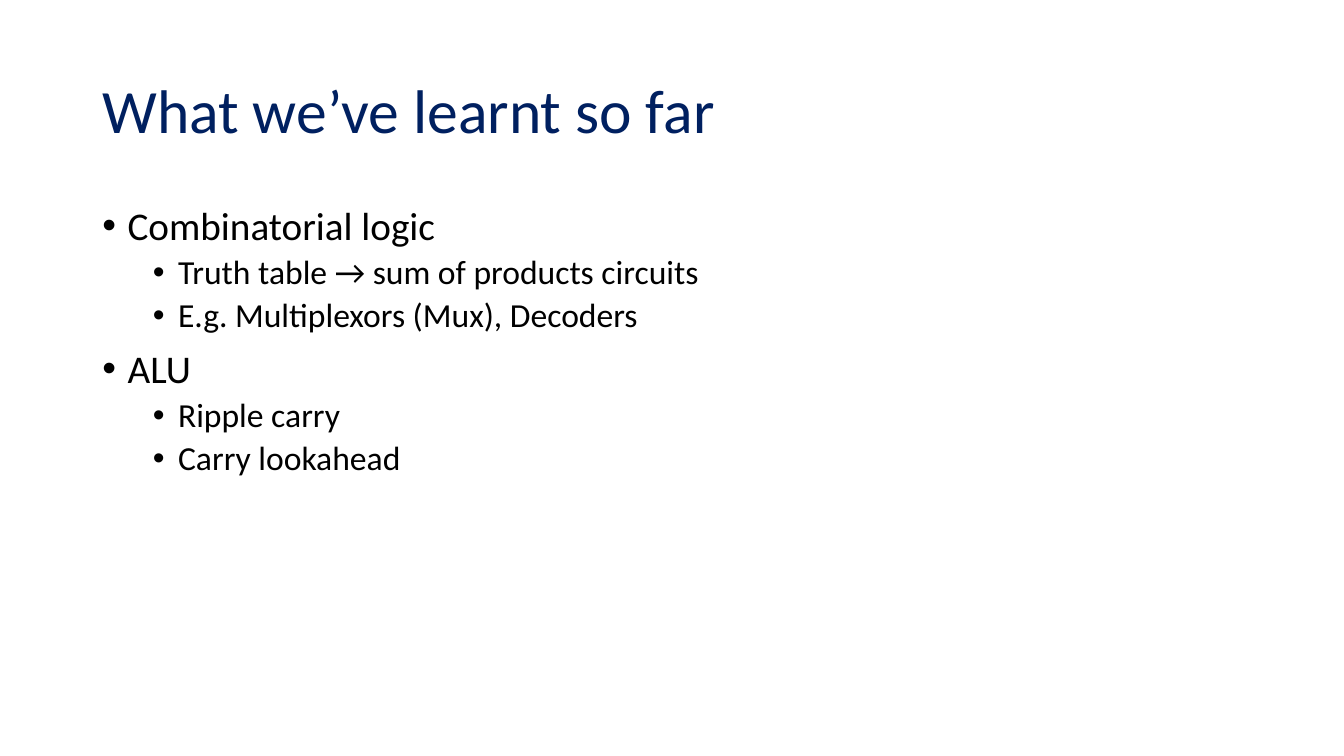
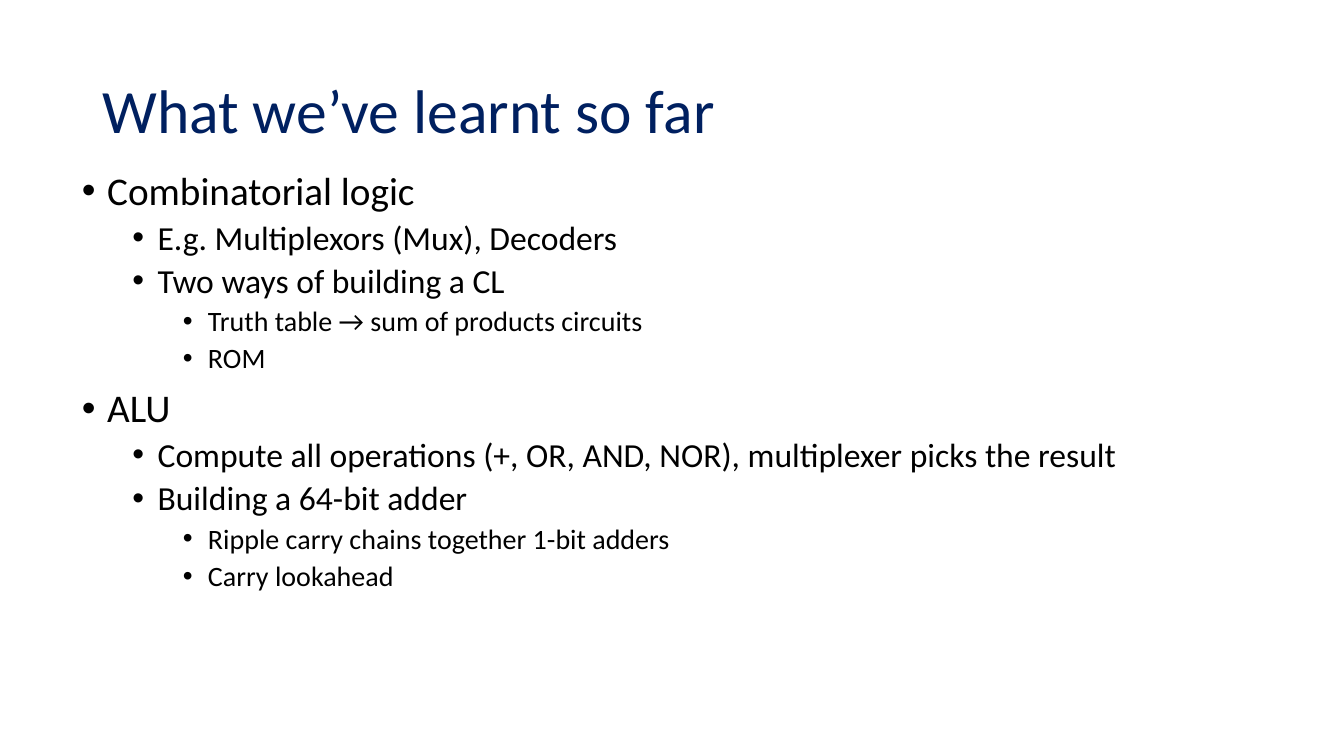
Before and after one commit to NYU-CSO/nyu-cso.github.io, a slide deck: slide 2 of notes/arch-seq.pptx. Drawn at 1344x756 pixels with LibreOffice and Linux fonts; fonts in the diff are those of the drawing. Boxes give left, top, right and bottom in pixels: in the first picture for what was removed or moved away, otherwise in the second. Text is boxed around its words. In the diff, an @@ line names an element or a change of style, - is before the commit and + after.

```diff
--- a/notes/arch-seq.pptx
+++ b/notes/arch-seq.pptx
@@ text "Combinatorial logic": place and size @@
-text "Combinatorial logic" at [128, 212, 698, 476]
+text "Combinatorial logic" at [107, 177, 1116, 591]
@@ text at [158, 225, 617, 299]: paragraphs added @@
+  • E.g. Multiplexors (Mux), Decoders
+  • Two ways of building a CL
@@ text at [208, 311, 642, 591]: size 24 to 20 pt in "Truth table → sum of products circuits", "Carry lookahead"; list level 2 to 3 in "Truth table → sum of ..."; list level 2 to 3 in "Carry lookahead" @@
@@ text at [208, 350, 265, 368]: text changed; size 24 to 20 pt @@
-  • E.g. Multiplexors (Mux), Decoders
+    • ROM
@@ text at [158, 442, 1116, 554]: text changed @@
-  • Ripple carry
+  • Compute all operations (+, OR, AND, NOR), multiplexer picks the result
+  • Building a 64-bit adder
+    • Ripple carry chains together 1-bit adders
```
Also in this commit, not shown: 17 other slides changed, 7 slides added, 1 slide removed, 1 other file.
